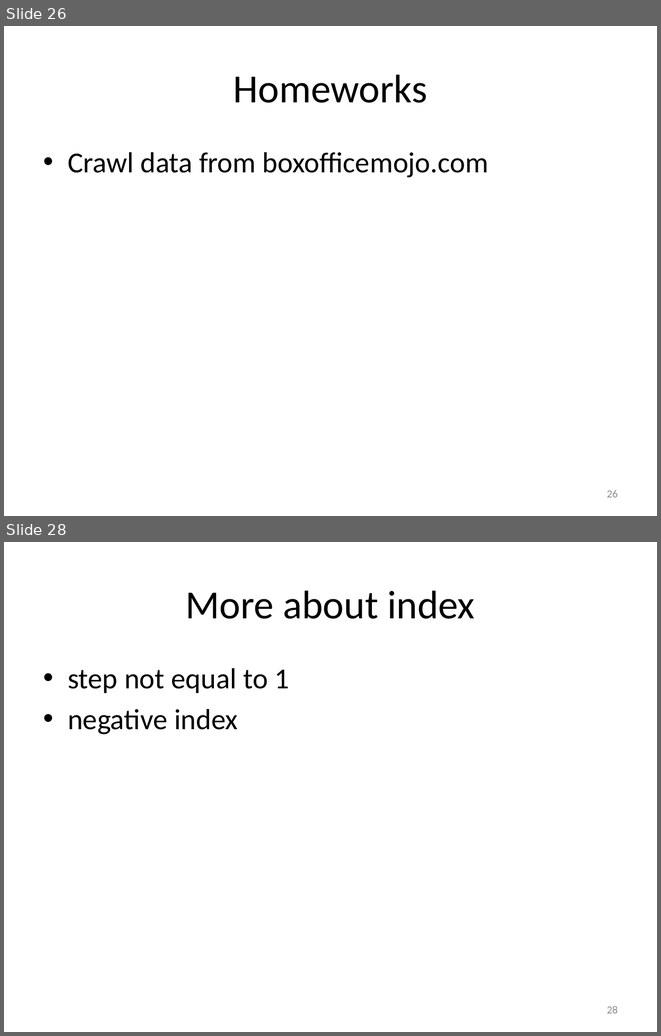
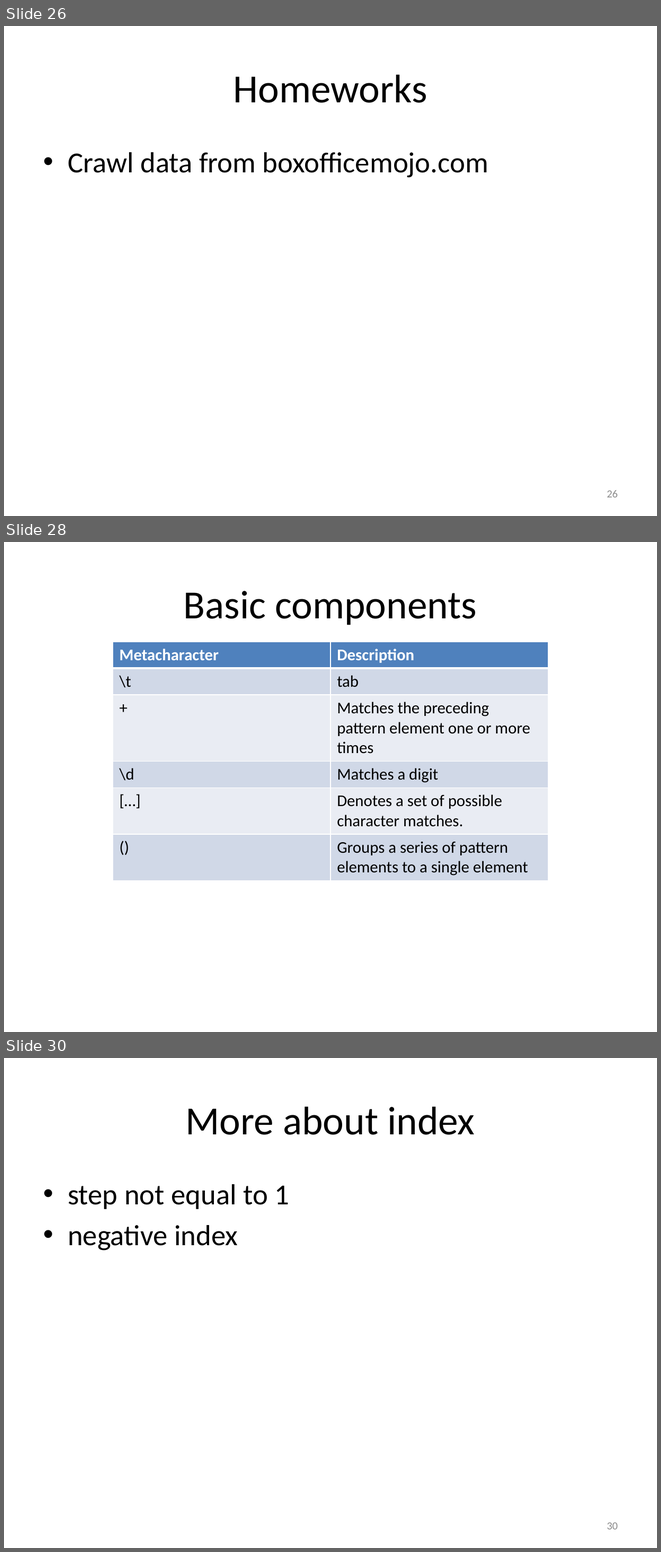
Before and after one commit to cniedotus/Python_scrape, a slide deck: Python Tutorial.pptx. Shown one above the other, each under a label of ours: slides 26 and 28 before the commit, slides 26, 28 and 30 after it; the slides between them are not shown. The pictures are 661x1036 and 661x1552 pixels, drawn with LibreOffice and Linux fonts; fonts in the diff are those of the drawing. Boxes give left, top, right and bottom in pixels: in the first picture for what was removed or moved away, otherwise in the second. Text is boxed around its words. In the diff, an @@ line names an element or a change of style, - is before the commit and + after.

```diff
--- a/Python Tutorial.pptx
+++ b/Python Tutorial.pptx
@@ slide 28 added at bbox=[4, 542, 657, 1032], background #FFFFFF @@
@@ title added at bbox=[184, 591, 477, 625], 44 pt, text #000000 @@
+Basic components
@@ table added at bbox=[113, 642, 548, 878], 6 rows, 2 columns @@
+Metacharacter | Description
+\t | tab
++ | Matches the preceding pattern element one or more times
+\d | Matches a digit
+[…] | Denotes a set of possible character matches.
+() | Groups a series of pattern elements to a single element
@@ what was slide 28 is now slide 30 @@
@@ page number at bbox=[607, 1522, 618, 1529]: text changed @@
-28
+30
```
Also in this commit, not shown: 3 slides changed, 2 other slides added, 1 slide removed, 6 other files.
